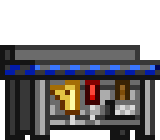
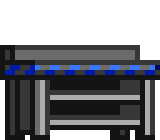
Two versions of the same layered image (160 x 140). Layer-by-layer changes:
added layer "table base" above "tinkertable old" over (50, 80, 140, 125)
renamed "tinkertable.png" to "tinkertable old", hid it over (50, 80, 140, 125)
